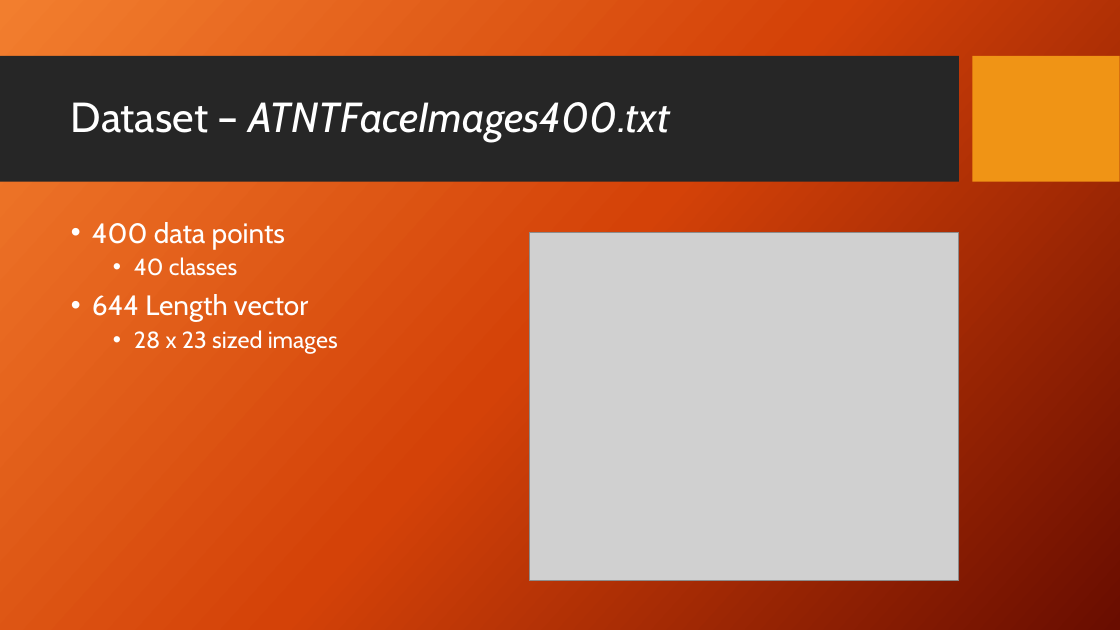
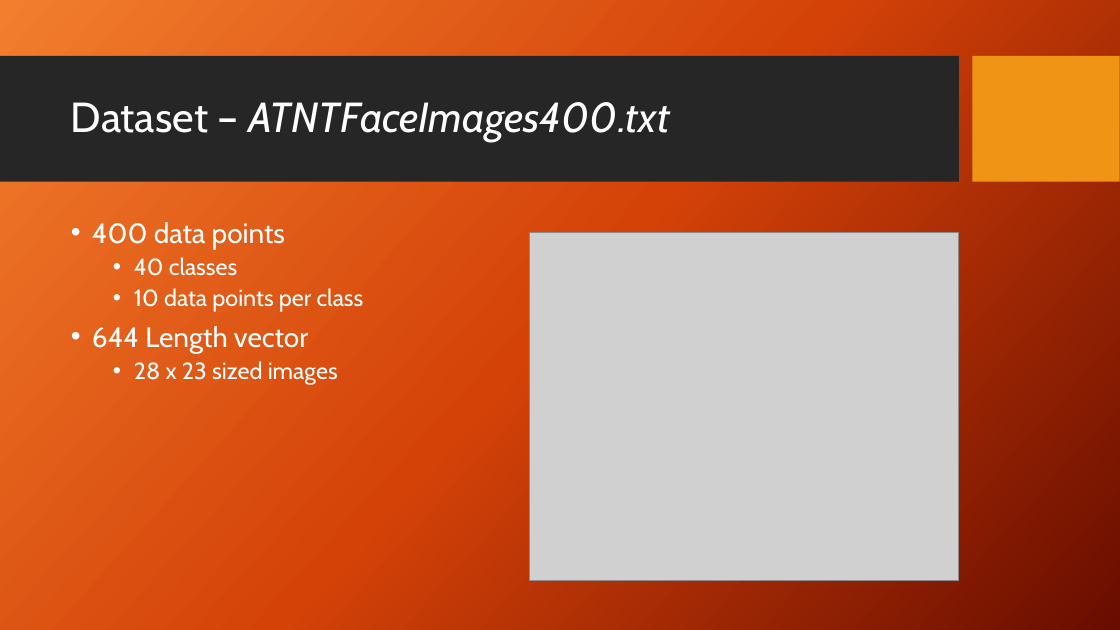
Before and after one commit to WoodMath/cse5334, a slide deck: slide 2 of hw02/Data Mining Project 2.pptx. Drawn at 1120x630 pixels with LibreOffice and Linux fonts; fonts in the diff are those of the drawing; grey boxes stand for pictures; background and template pictures are left out. Boxes give left, top, right and bottom in pixels: in the first picture for what was removed or moved away, otherwise in the second. Text is boxed around its words. In the diff, an @@ line names an element or a change of style, - is before the commit and + after.

```diff
--- a/hw02/Data Mining Project 2.pptx
+++ b/hw02/Data Mining Project 2.pptx
@@ text at <box>134,288,364,312</box>: paragraph added @@
+  • 10 data points per class
```
Also in this commit, not shown: 1 other slide changed, 3 slides added, 32 other files.
